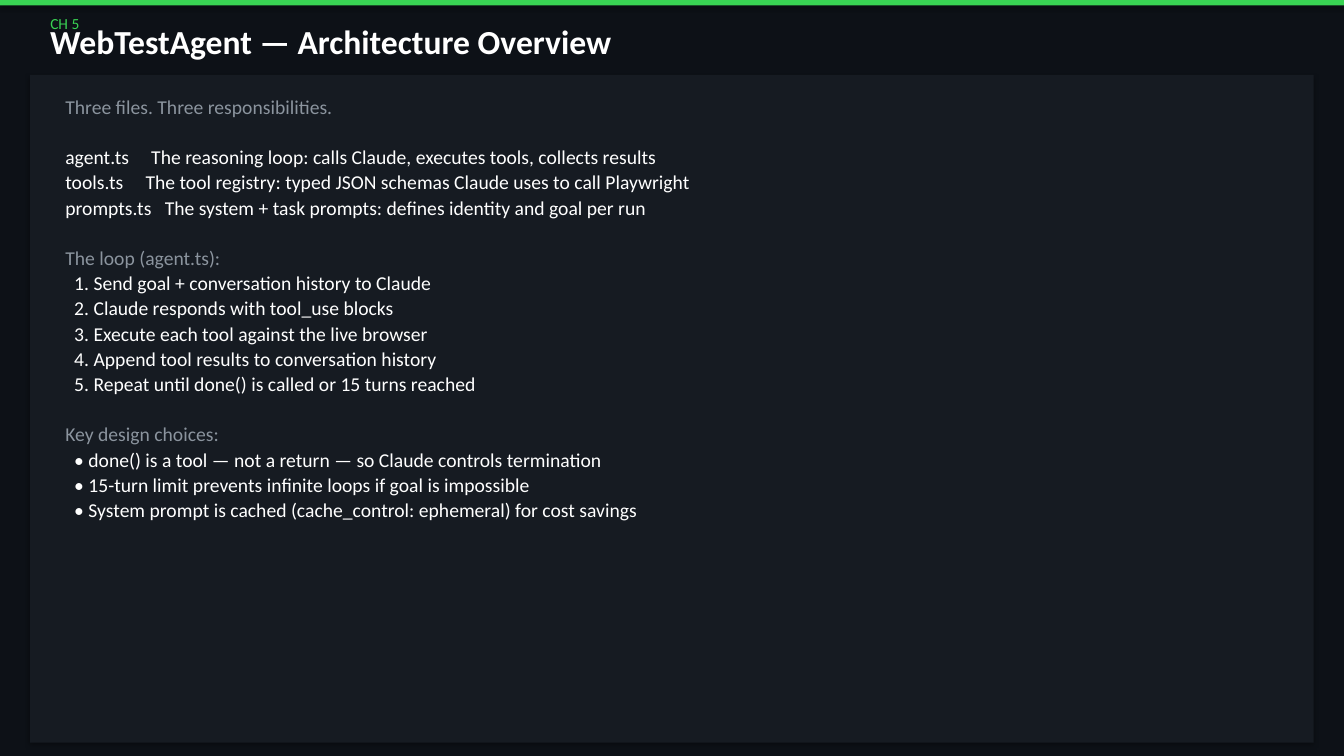
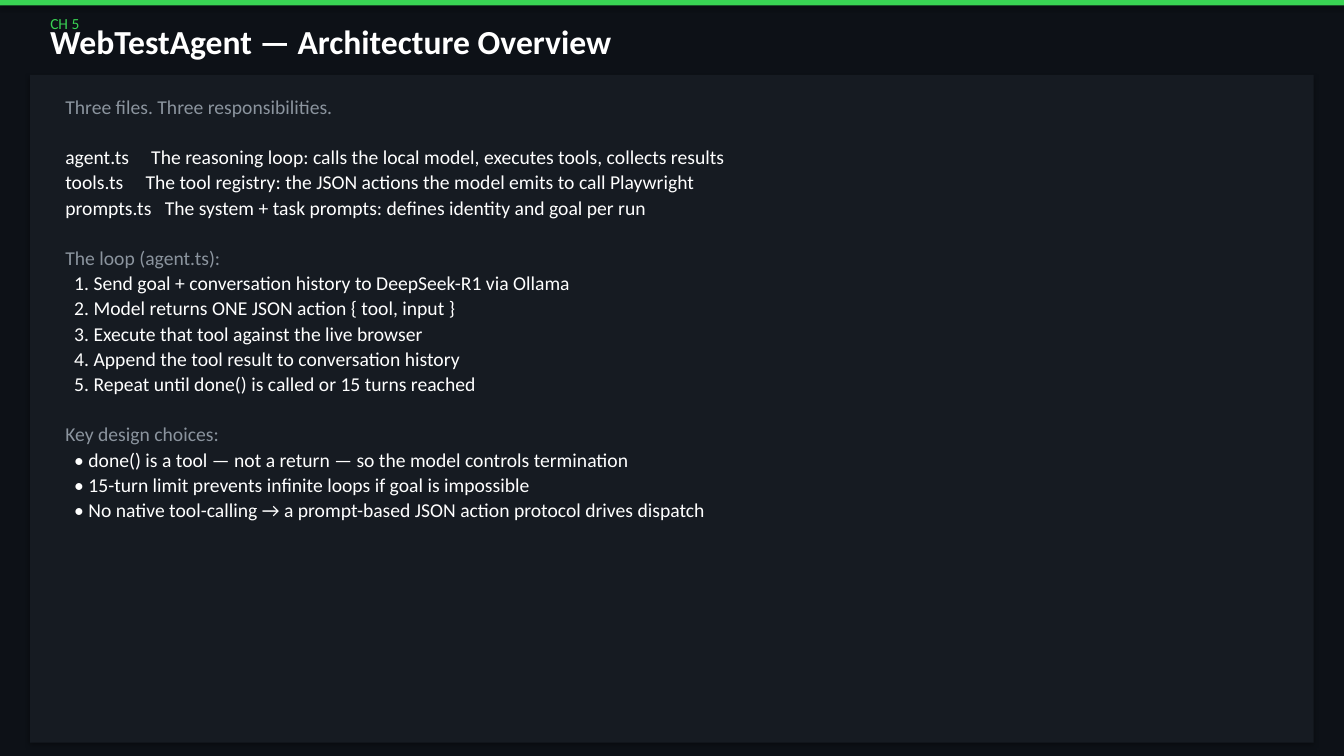
Before and after one commit to QA-Olympians-Academy/web-detective, a slide deck: slide 54 of web-detective-workshop.pptx. Drawn at 1344x756 pixels with LibreOffice and Linux fonts; fonts in the diff are those of the drawing. Boxes give left, top, right and bottom in pixels: in the first picture for what was removed or moved away, otherwise in the second. Text is boxed around its words. In the diff, an @@ line names an element or a change of style, - is before the commit and + after.

Commit message:
replace anthropic with ollama

```diff
--- a/web-detective-workshop.pptx
+++ b/web-detective-workshop.pptx
@@ text at [65, 150, 724, 193]: text changed @@
-agent.ts The reasoning loop: calls Claude, executes tools, collects results
-tools.ts The tool registry: typed JSON schemas Claude uses to call Playwright
+agent.ts The reasoning loop: calls the local model, executes tools, collects results
+tools.ts The tool registry: the JSON actions the model emits to call Playwright
@@ text at [74, 276, 569, 369]: text changed @@
-1. Send goal + conversation history to Claude
-2. Claude responds with tool_use blocks
-3. Execute each tool against the live browser
-4. Append tool results to conversation history
+1. Send goal + conversation history to DeepSeek-R1 via Ollama
+2. Model returns ONE JSON action { tool, input }
+3. Execute that tool against the live browser
+4. Append the tool result to conversation history
@@ text at [88, 453, 628, 470]: text changed @@
-• done() is a tool — not a return — so Claude controls termination
+• done() is a tool — not a return — so the model controls termination
@@ text at [88, 503, 705, 521]: text changed @@
-• System prompt is cached (cache_control: ephemeral) for cost savings
+• No native tool-calling → a prompt-based JSON action protocol drives dispatch
```
Also in this commit, not shown: 15 other slides changed, 1 slide added, 1 slide removed, 20 other files.
